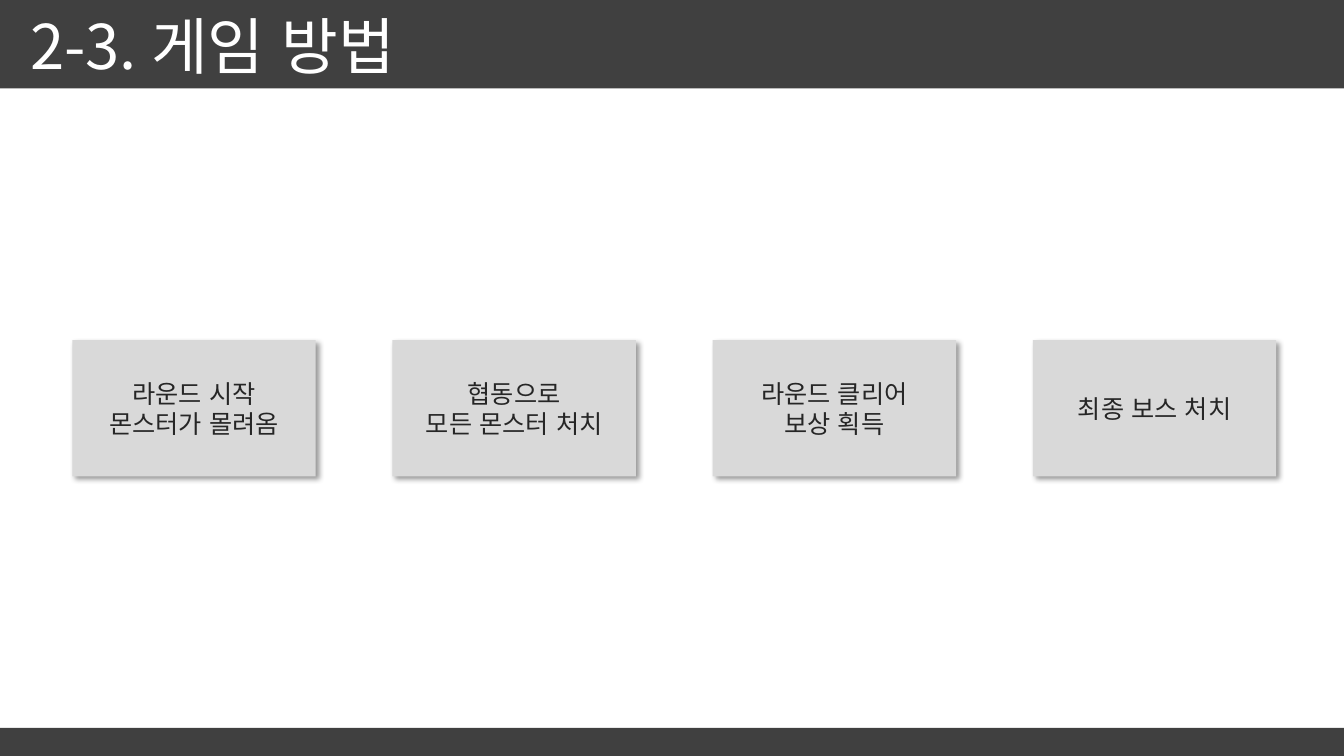
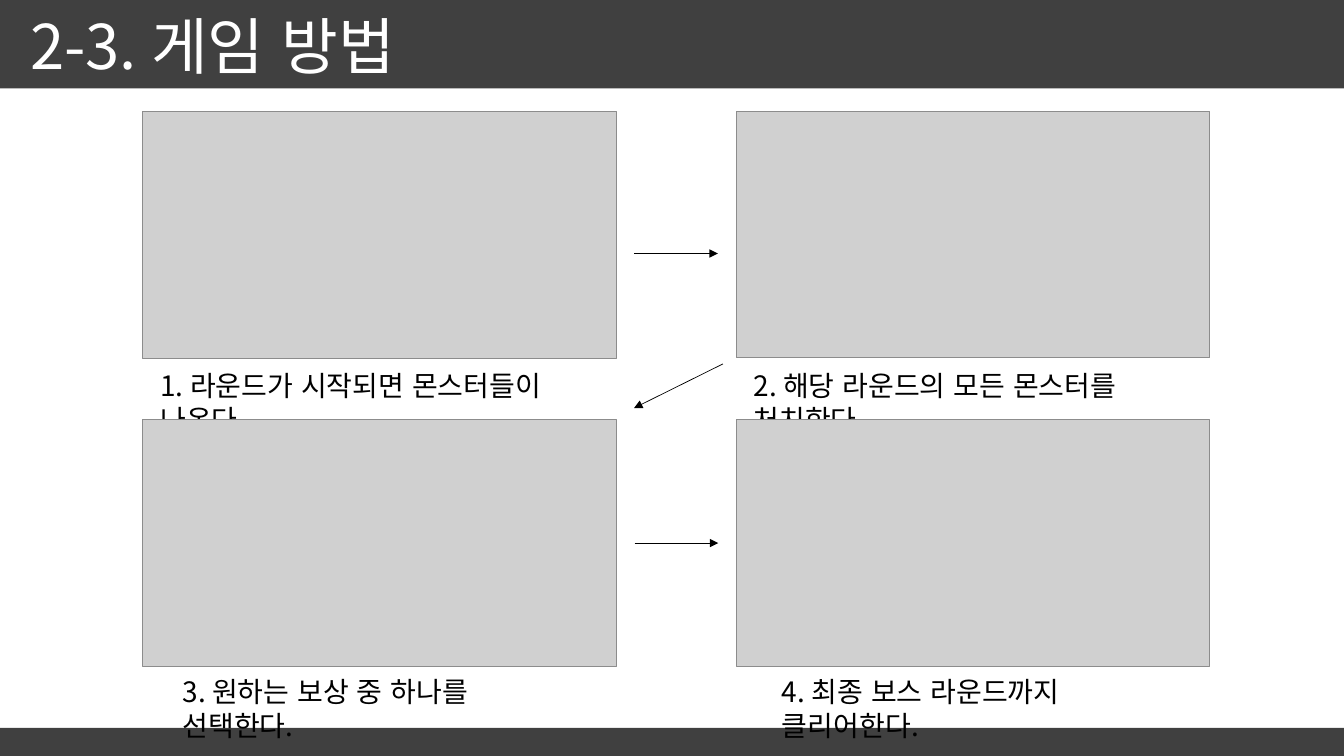
Before and after one commit to LaivY/HelloPlanet, a slide deck: slide 8 of 기획/제안서.pptx (slide 7 before the commit). Drawn at 1344x756 pixels with LibreOffice and Linux fonts; fonts in the diff are those of the drawing; grey boxes stand for pictures. Boxes give left, top, right and bottom in pixels: in the first picture for what was removed or moved away, otherwise in the second. Text is boxed around its words. In the diff, an @@ line names an element or a change of style, - is before the commit and + after.

```diff
--- a/기획/제안서.pptx
+++ b/기획/제안서.pptx
@@ picture added at [142, 111, 617, 358] @@
@@ picture added at [736, 111, 1210, 358] @@
@@ arrow added from (634, 254) to (718, 254), #000000 0.5 pt @@
@@ rectangle removed at [73, 340, 316, 476] @@
-라운드 시작
-몬스터가 몰려옴
@@ rectangle removed at [392, 340, 635, 476] @@
-협동으로
-모든 몬스터 처치
@@ rectangle removed at [713, 340, 956, 476] @@
-라운드 클리어
-보상 획득
@@ rectangle removed at [1033, 340, 1276, 476] @@
-최종 보스 처치
@@ text added at [160, 372, 541, 420], 20 pt, text #000000 @@
+1. 라운드가 시작되면 몬스터들이 나온다.
@@ arrow added from (723, 364) to (634, 408), #000000 0.5 pt @@
@@ text added at [754, 372, 1116, 420], 20 pt, text #000000 @@
+2. 해당 라운드의 모든 몬스터를 처치한다.
@@ picture added at [142, 419, 616, 666] @@
@@ picture added at [736, 419, 1210, 666] @@
@@ arrow added from (635, 543) to (719, 543), #000000 0.5 pt @@
@@ text added at [183, 678, 468, 738], 20 pt, text #000000 @@
+3. 원하는 보상 중 하나를 선택한다.
@@ text added at [782, 678, 1059, 738], 20 pt, text #000000 @@
+4. 최종 보스 라운드까지 클리어한다.
```
Also in this commit, not shown: 4 other slides changed, 1 slide added, 1 other file.
